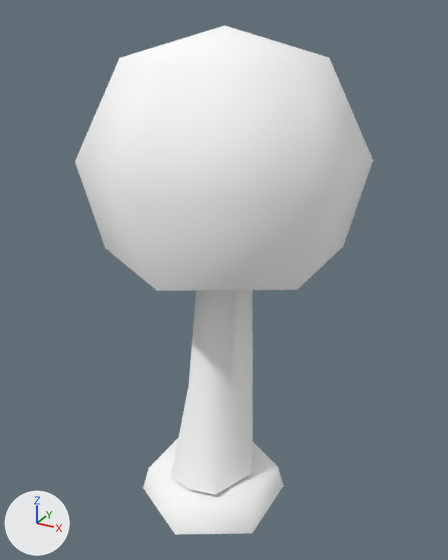
An edit to the glTF model public/3d/item/model__item__room.ofs_3185_0/3185IMFY06_07.gltf, drawn before and after from the same camera.
Rendered twice from a 50 mm lens placed at (0.642, -1.125, 1.156), pointed at (-0.003, 0.048, 0.57). The axes (+X, +Y, +Z) are drawn at lower left. The lights are the same throughout. The first picture is the older version.

Before the edit, the objects in view are built like this:
```python
mat_imfy06_07_0 = principled_material('imfy06_07_0')
mat_imfy06_07_0.base_color = (1.0, 1.0, 1.0)  # white #ffffff
mat_imfy06_07_0.roughness = 1.0
mat_imfy06_07_1 = principled_material('imfy06_07_1')
mat_imfy06_07_1.base_color = (1.0, 1.0, 1.0)  # white #ffffff
mat_imfy06_07_1.roughness = 1.0
me_3185imfy06_07 = bpy.data.meshes.new('3185IMFY06_07')
me_3185imfy06_07.from_pydata(...)  # 46 vertices, 64 faces; spans x -0.279..0.279, y -0.277..0.368, z 0.0..1.124
# faces by material slot: [34, 30]
me_3185imfy06_07.materials.append(mat_imfy06_07_0)  # white #ffffff
me_3185imfy06_07.materials.append(mat_imfy06_07_1)  # white #ffffff
ob_3185imfy06_07 = bpy.data.objects.new('3185IMFY06_07', me_3185imfy06_07)
ob_3185imfy06_07.location = (0.0, 0.0, 0.0)
```
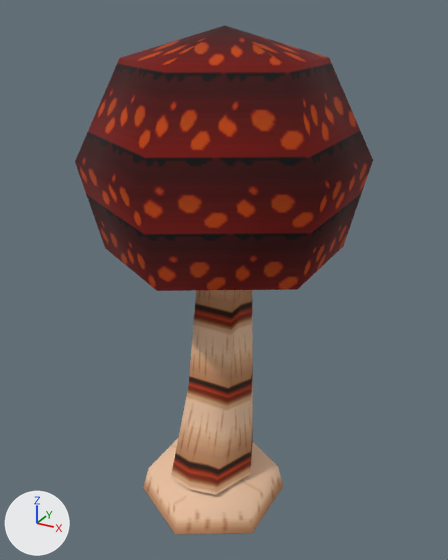
Edits to the bpy script that builds the scene:
```text
Add img_imfy06_07_1:
    img_imfy06_07_1 = load_image('imfy06_07_1', '_unpacked/imfy06_07_1', 32, 32, 'sRGB')
Add img_imfy06_07_0:
    img_imfy06_07_0 = load_image('imfy06_07_0', '_unpacked/imfy06_07_0', 32, 32, 'sRGB')
Change mat_imfy06_07_0:
    remove mat_imfy06_07_0.base_color = (1.0, 1.0, 1.0)  # white #ffffff
    add mat_imfy06_07_0.texture = img_imfy06_07_0
Change mat_imfy06_07_1:
    remove mat_imfy06_07_1.base_color = (1.0, 1.0, 1.0)  # white #ffffff
    add mat_imfy06_07_1.texture = img_imfy06_07_1
```

Location of each change, [x1, y1, x2, y2] in pixels of the pictures (448 x 560 px):
'3185IMFY06_07', surface changed (darker): [75, 25, 373, 535] in both
